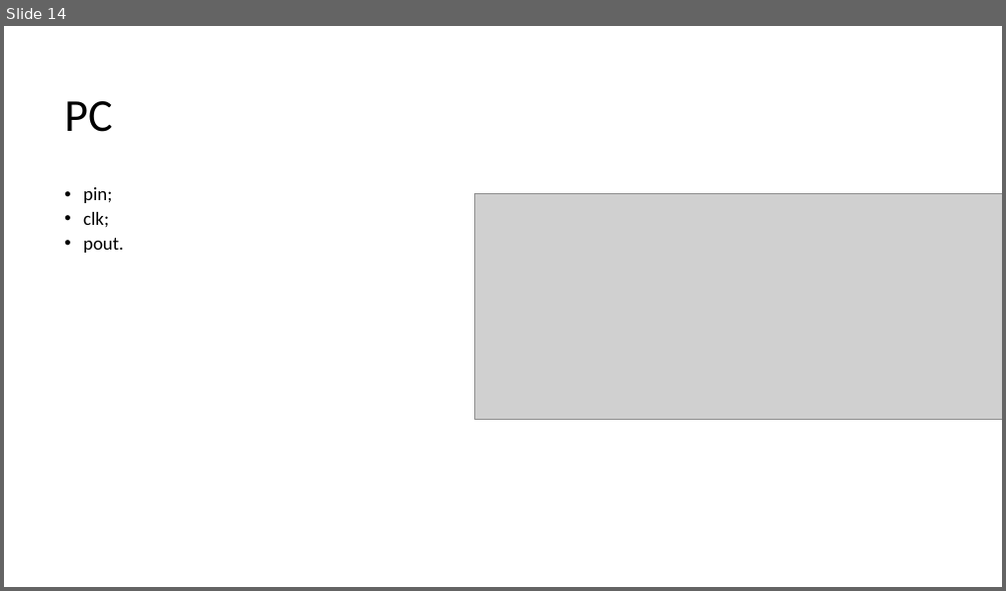
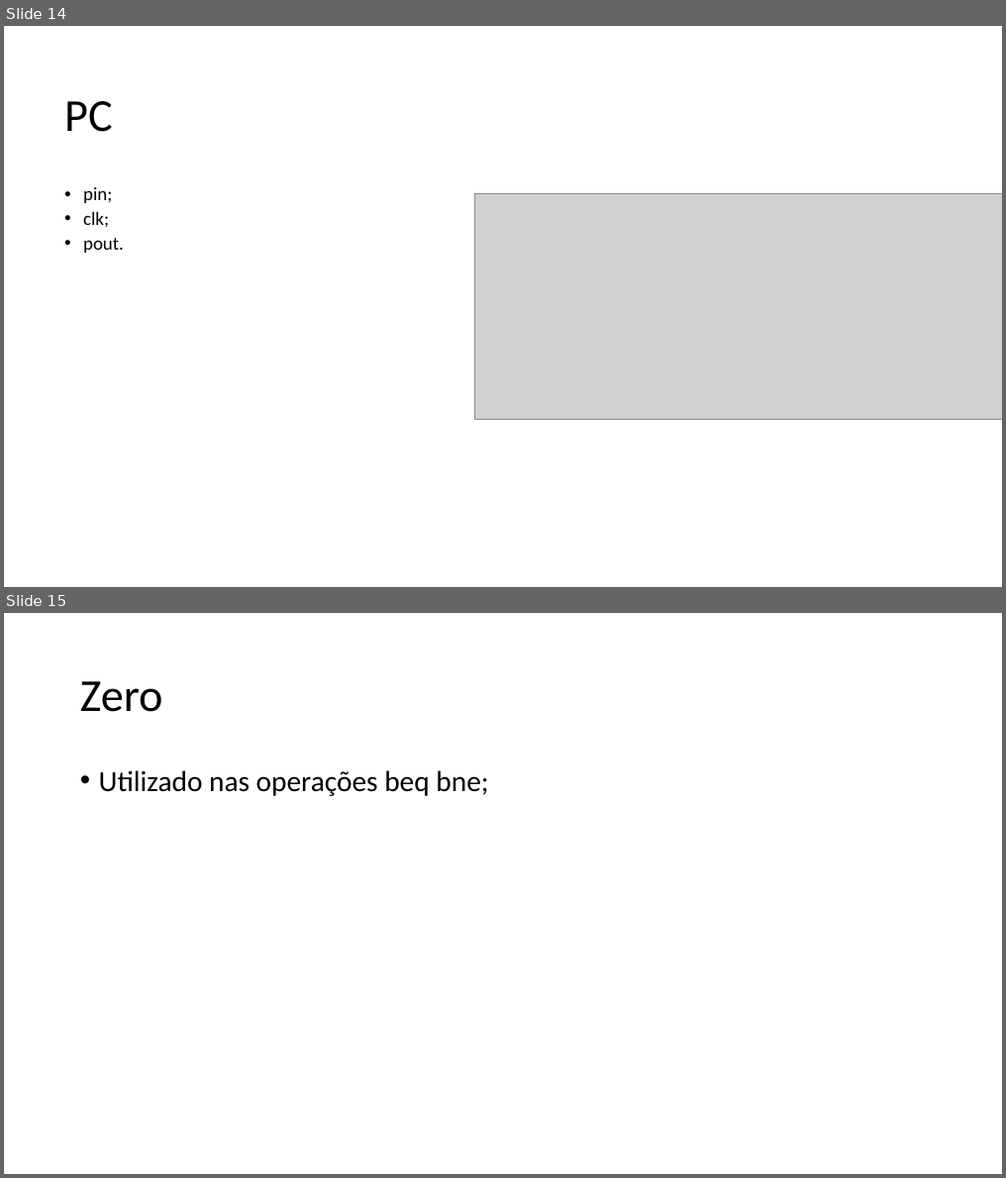
Before and after one commit to Tarlison/Projeto_Final_AOC_2018.2, a slide deck: Processador Uniciclo 16 bits.pptx. Shown one above the other, each under a label of ours: slide 14 before the commit, slides 14 and 15 after it. The pictures are 1006x591 and 1006x1178 pixels, drawn with LibreOffice and Linux fonts; fonts in the diff are those of the drawing; grey boxes stand for pictures. Boxes give left, top, right and bottom in pixels: in the first picture for what was removed or moved away, otherwise in the second. Text is boxed around its words. In the diff, an @@ line names an element or a change of style, - is before the commit and + after.

Commit message:
Slide

```diff
--- a/Processador Uniciclo 16 bits.pptx
+++ b/Processador Uniciclo 16 bits.pptx
@@ slide 15 added at (4, 613, 1002, 1174), background #FFFFFF @@
@@ title added at (80, 681, 163, 712), 44 pt, text #000000 @@
+Zero
@@ text added at (99, 770, 488, 796), 28 pt, text #000000 @@
+• Utilizado nas operações beq bne;
```
